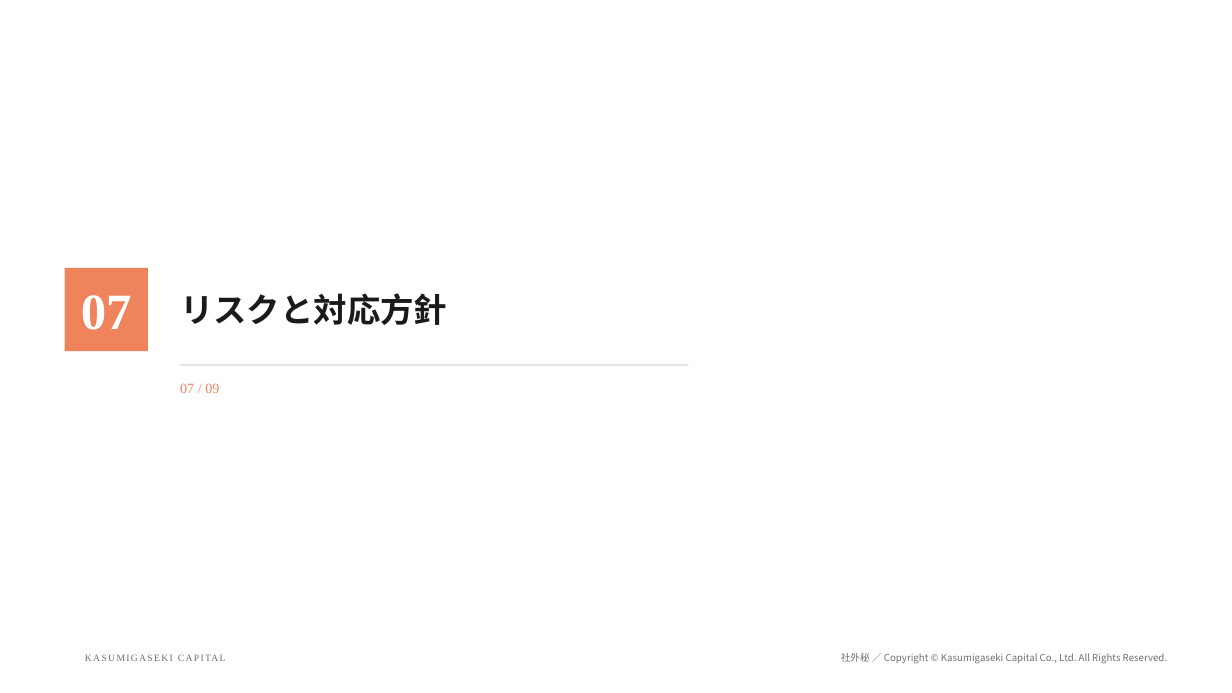
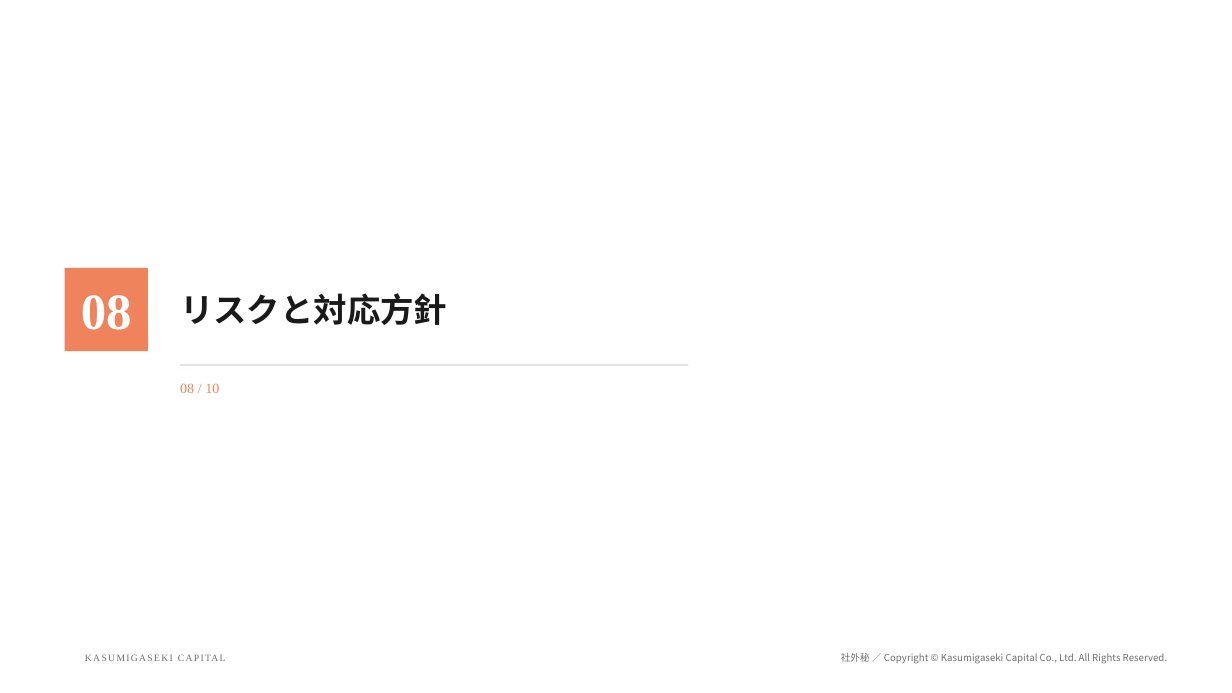
Before and after one commit to Kanta02cer/hotel-simulation, a slide deck: slide 23 of slides/nlcs-kobe-sto/NLCS神戸STO_KC参画稟議.pptx (slide 20 before the commit). Drawn at 1232x693 pixels with LibreOffice and Linux fonts; fonts in the diff are those of the drawing; background and template pictures are left out. Boxes give left, top, right and bottom in pixels: in the first picture for what was removed or moved away, otherwise in the second. Text is boxed around its words. In the diff, an @@ line names an element or a change of style, - is before the commit and + after.

```diff
--- a/slides/nlcs-kobe-sto/NLCS神戸STO_KC参画稟議.pptx
+++ b/slides/nlcs-kobe-sto/NLCS神戸STO_KC参画稟議.pptx
@@ text at [81,295,132,330]: text changed @@
-07
+08
@@ text at [180,383,219,393]: text changed @@
-07 / 09
+08 / 10
```
Also in this commit, not shown: 15 other slides changed, 4 slides added, 1 other file.
